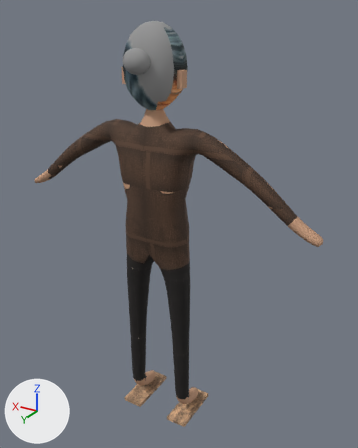
Two versions of the glTF model NhanVat/Model/BaSan.glb, one commit apart.
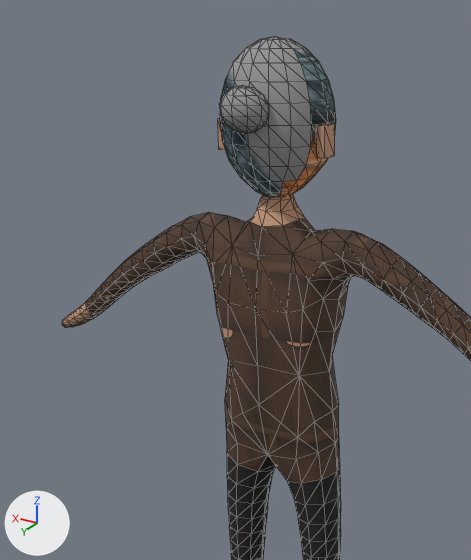
The first picture shows the older version from a camera (50 mm lens) standing at (-1.099, 1.647, 1.858) and looking at (-0.058, -0.088, 0.991). The close-ups show the older and then the newer version on the part from 0% to 73% of the width and 0% to 70% of the height of that picture. Only the edits that show in the close-ups are written down. Lighting does not change. The marker at lower left points along +X, +Y and +Z. The close-ups show mesh edges as thin lines. Vertices at exactly the same position are counted once.

Names of what the first close-up shows: 'Body'.
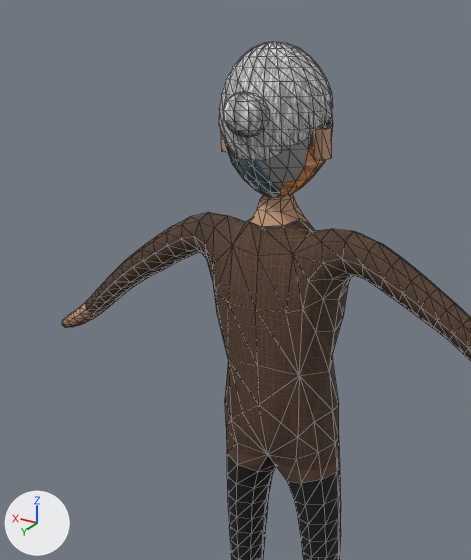
The newer file is also rescaled (x0.815) as a whole; pictures and numbers use the older file's frame.

Edits to the bpy script that builds the scene:
```text
Add img_hair:
    img_hair = load_image('hair', '_unpacked/hair', 128, 128, 'sRGB')
Change mat_toc:
    remove mat_toc.base_color = (0.305, 0.305, 0.305)  # grey #969696
    add mat_toc.texture = img_hair
Add mat_quaidep:
    mat_quaidep = principled_material('QuaiDep')
    mat_quaidep.base_color = (0.102, 0.0423, 0.0232)  # brown #5a3a2a
    mat_quaidep.roughness = 0.85
Change me_skel:
    used by ob_body; location = (0.0, 0.0, 0.0)
    remove me_skel.from_pydata(...)  # 1052 vertices, 2076 faces; spans x -0.71..0.71, y -0.19..0.16, z 0.0..1.82
    add me_skel.from_pydata(...)  # 1235 vertices, 2404 faces; spans x -0.71..0.71, y -0.19..0.15, z 0.0..1.82
    me_skel part 1: 174 vertices moved from x -0.14..0.14, y -0.15..0.16, z 1.58..1.82 to x -0.13..0.13, y -0.14..0.15, z 1.57..1.82; 1 vertex removed from x 0.0, y 0.11, z 1.66; 168 vertices added at x -0.12..0.12, y -0.12..0.11, z 1.59..1.81
    me_skel part 2: 1116 kept faces spanning x -0.61..0.61, y -0.1..0.1, z 0.1..1.45 get new texture (UV) coordinates
    other edits to the shape of me_skel do not show in these pictures
    add me_skel.materials.append(mat_quaidep)  # brown #5a3a2a
```

Where the change shows, as pixel boxes [x1, y1, x2, y2] in the close-ups (471 x 560 px; the box of a moved part takes in the faces that stretch with it):
'Body', surface changed, reshaped: before [62, 36, 471, 560]; after [62, 41, 471, 560]
part 1 of me_skel, moved or reshaped: before [218, 36, 336, 163]; after [219, 41, 333, 165]
part 2 of me_skel, surface changed: [85, 213, 471, 484] in both
